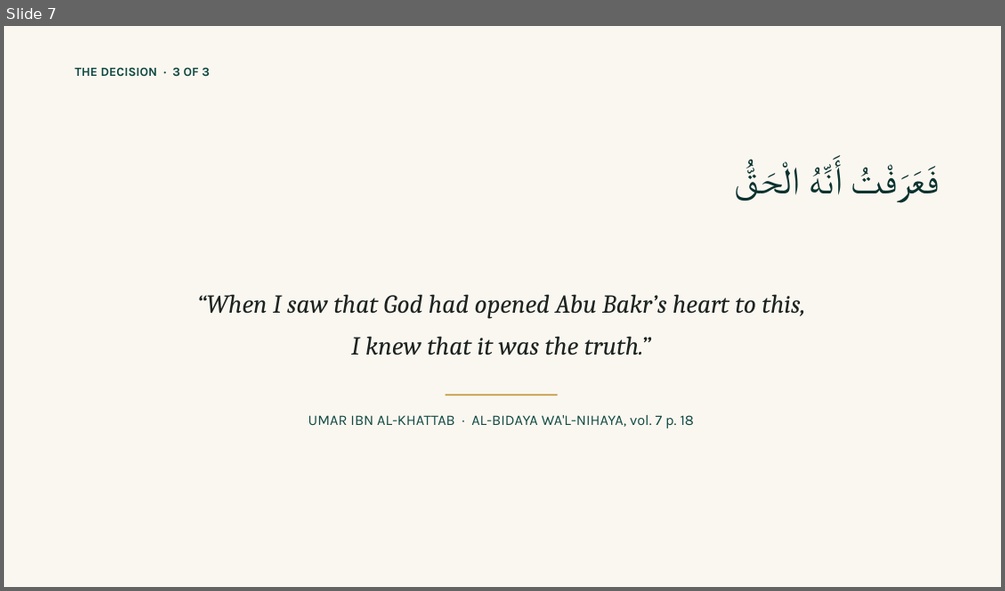
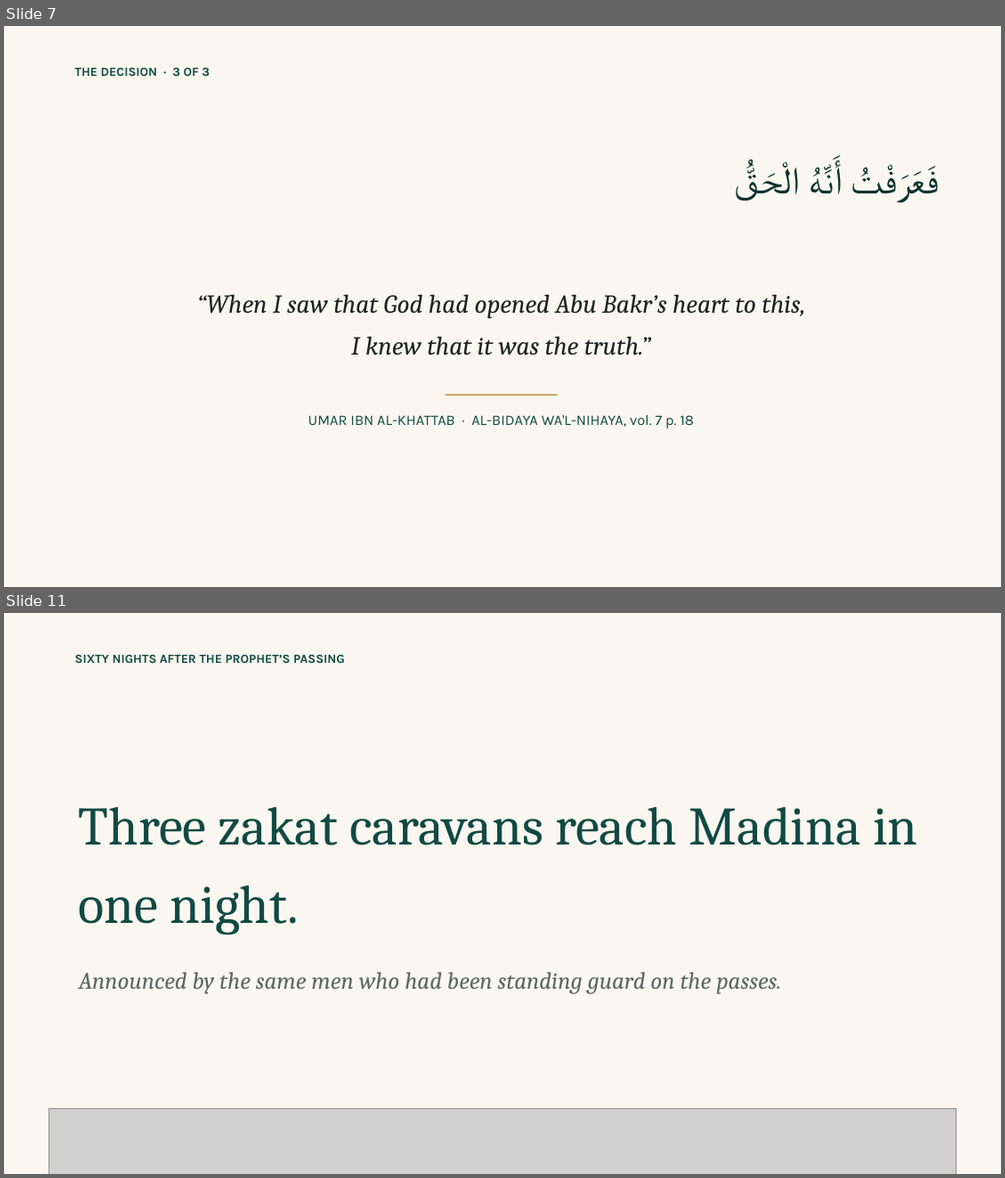
Before and after one commit to daniyalyasin93/2026SeptemberIslamicHistoryClass, a slide deck: L02_baarah_saal/L02.pptx. Shown one above the other, each under a label of ours: slide 7 before the commit, slides 7 and 11 after it; the slides between them are not shown. The pictures are 1005x591 and 1005x1178 pixels, drawn with LibreOffice and Linux fonts; fonts in the diff are those of the drawing; grey boxes stand for pictures. Boxes give left, top, right and bottom in pixels: in the first picture for what was removed or moved away, otherwise in the second. Text is boxed around its words. In the diff, an @@ line names an element or a change of style, - is before the commit and + after.

```diff
--- a/L02_baarah_saal/L02.pptx
+++ b/L02_baarah_saal/L02.pptx
@@ slide 11 added at (4,613,1001,1174), background #FFFFFF @@
@@ rectangle added at (4,613,1001,1174), fill #FAF7F0 @@
@@ text added at (75,654,345,663), 12 pt, text #104A43, bold @@
+SIXTY NIGHTS AFTER THE PROPHET’S PASSING
@@ text added at (79,806,918,934), 52 pt, text #104A43 @@
+Three zakat caravans reach Madina in one night.
@@ text added at (79,972,781,994), 23 pt, text #5A6862, italic @@
+Announced by the same men who had been standing guard on the passes.
@@ picture added at (48,1108,956,1174) @@
```
Also in this commit, not shown: 1 slide changed, 3 other slides added, 9 other files.
